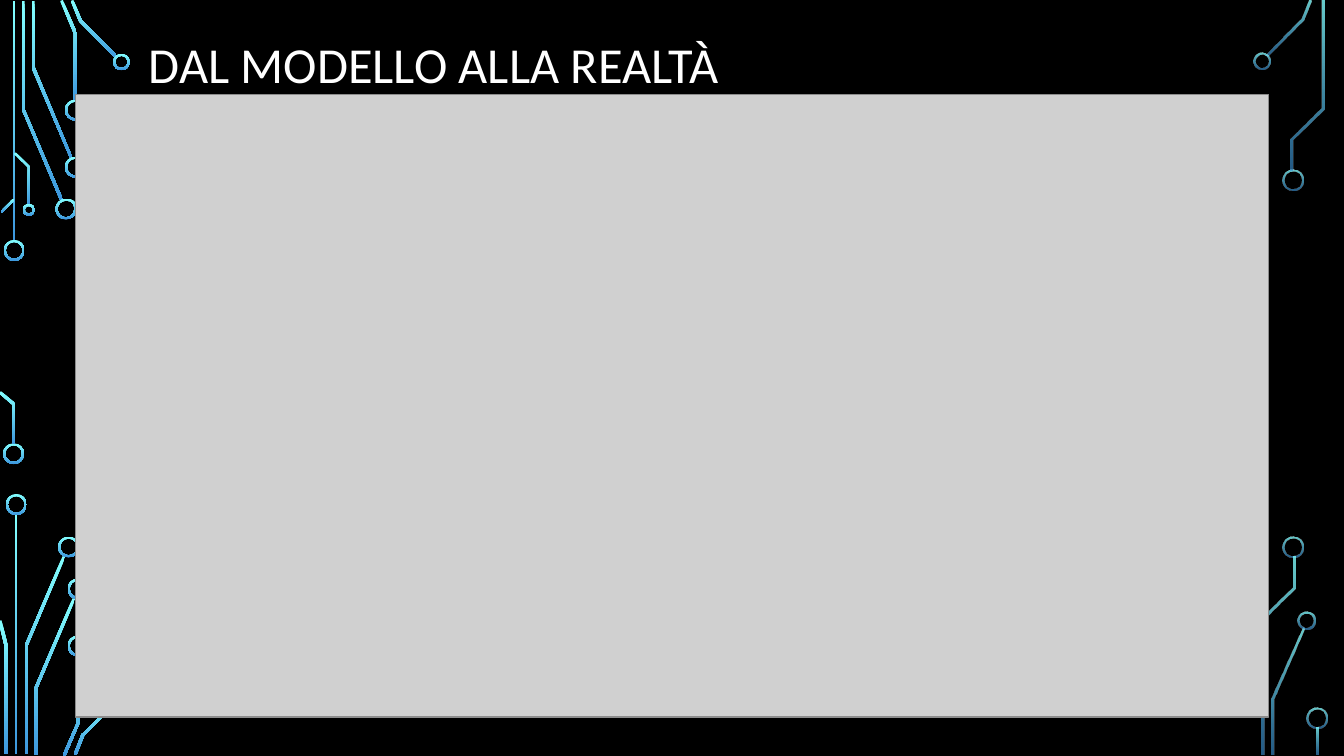
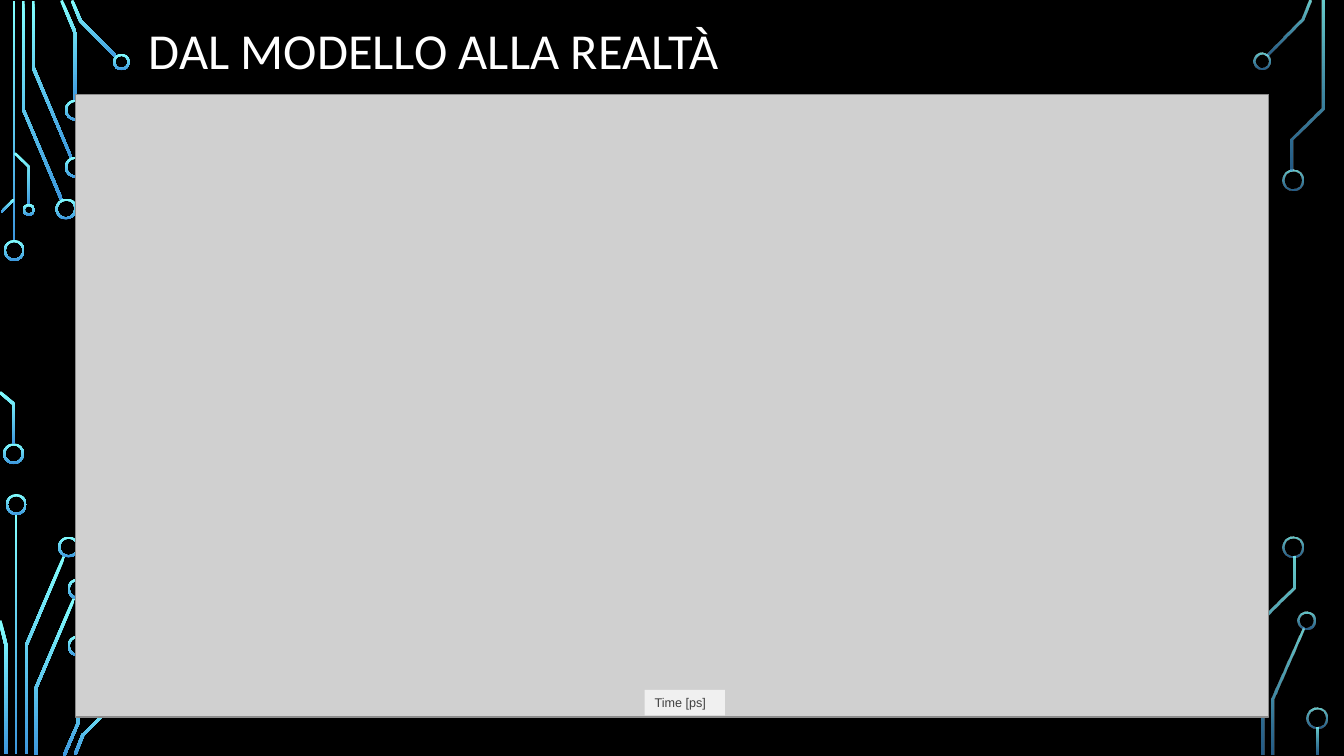
Before and after one commit to Frank01001/LASER-Dynamics-Simulation, a slide deck: slide 16 of Presentation/Presentazione Dispositivi.pptx (slide 17 before the commit). Drawn at 1344x756 pixels with LibreOffice and Linux fonts; fonts in the diff are those of the drawing; grey boxes stand for pictures; background and template pictures are left out. Boxes give left, top, right and bottom in pixels: in the first picture for what was removed or moved away, otherwise in the second. Text is boxed around its words. In the diff, an @@ line names an element or a change of style, - is before the commit and + after.

```diff
--- a/Presentation/Presentazione Dispositivi.pptx
+++ b/Presentation/Presentazione Dispositivi.pptx
@@ title "DAL MODELLO ALLA REALTÀ" rewrapped from box(149, 42, 719, 95) to box(149, 28, 719, 70) @@
@@ rectangle added at box(645, 690, 726, 715), fill #F0F0F0, 9 pt, text #404040 @@
+Time [ps]
```
Also in this commit, not shown: 10 other slides changed, 1 slide removed, 6 other files.
